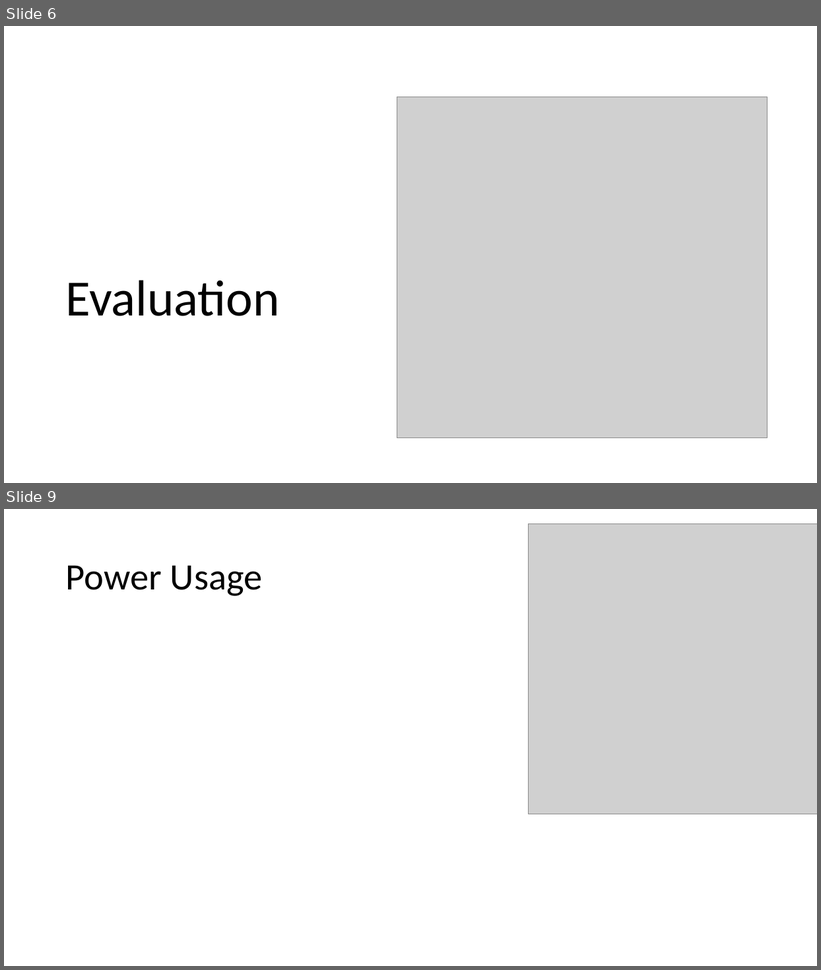
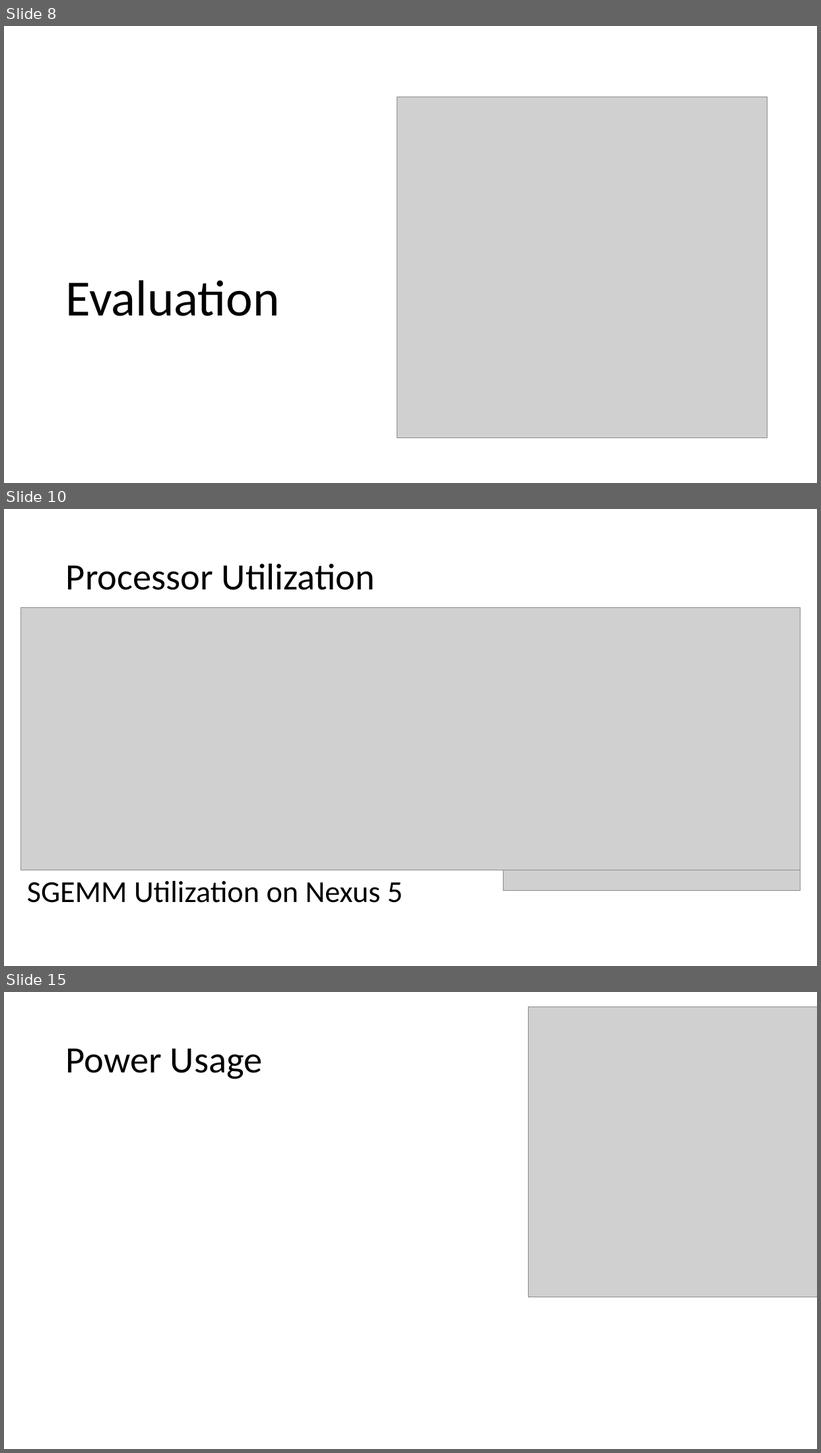
Before and after one commit to abduld/CS598, a slide deck: presentation/pres.pptx. Shown one above the other, each under a label of ours: slides 6 and 9 before the commit, slides 8, 10 and 15 after it; the slides between them are not shown. The pictures are 821x970 and 821x1453 pixels, drawn with LibreOffice and Linux fonts; fonts in the diff are those of the drawing; grey boxes stand for pictures. Boxes give left, top, right and bottom in pixels: in the first picture for what was removed or moved away, otherwise in the second. Text is boxed around its words. In the diff, an @@ line names an element or a change of style, - is before the commit and + after.

```diff
--- a/presentation/pres.pptx
+++ b/presentation/pres.pptx
@@ slide 10 added at bbox=[4, 509, 817, 966], background #FFFFFF @@
@@ title added at bbox=[66, 563, 375, 590], 44 pt, text #000000 @@
+Processor Utilization
@@ picture added at bbox=[21, 608, 801, 870] @@
@@ text added at bbox=[27, 881, 403, 903], 36 pt, text #000000 @@
+SGEMM Utilization on Nexus 5
@@ picture added at bbox=[504, 870, 801, 891] @@
@@ what was slide 6 is now slide 8 @@
@@ what was slide 9 is now slide 15 @@
```
Also in this commit, not shown: 2 slides changed, 7 other slides added, 2 slides removed.
